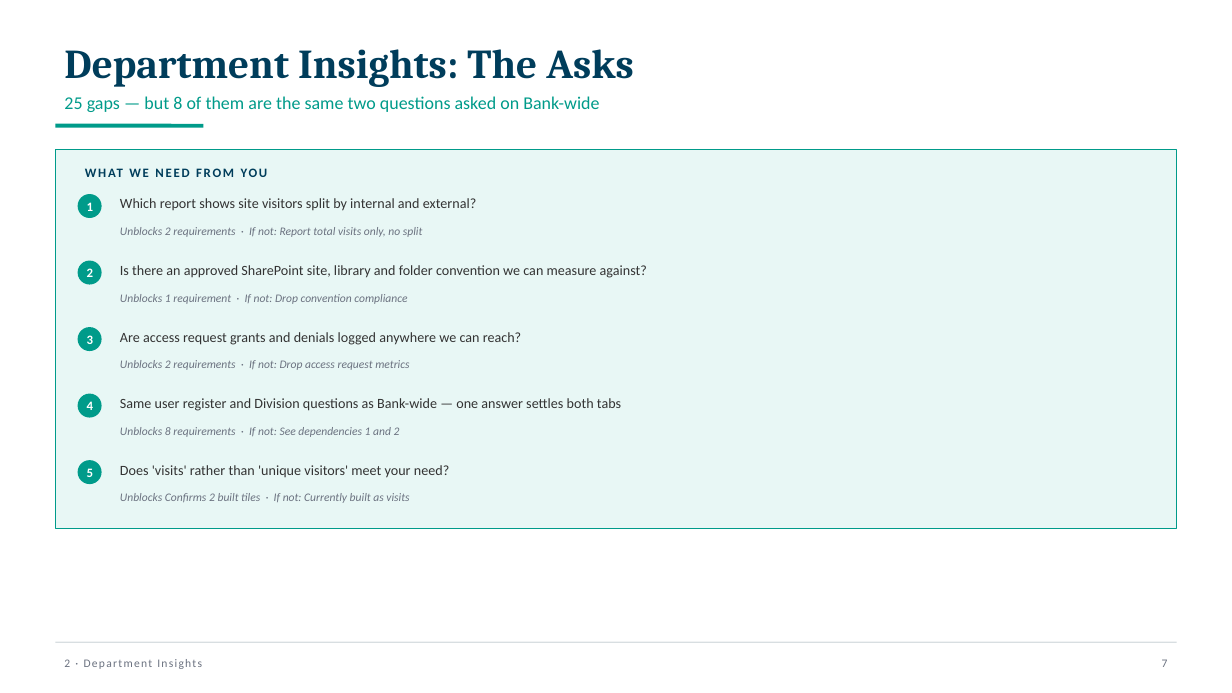
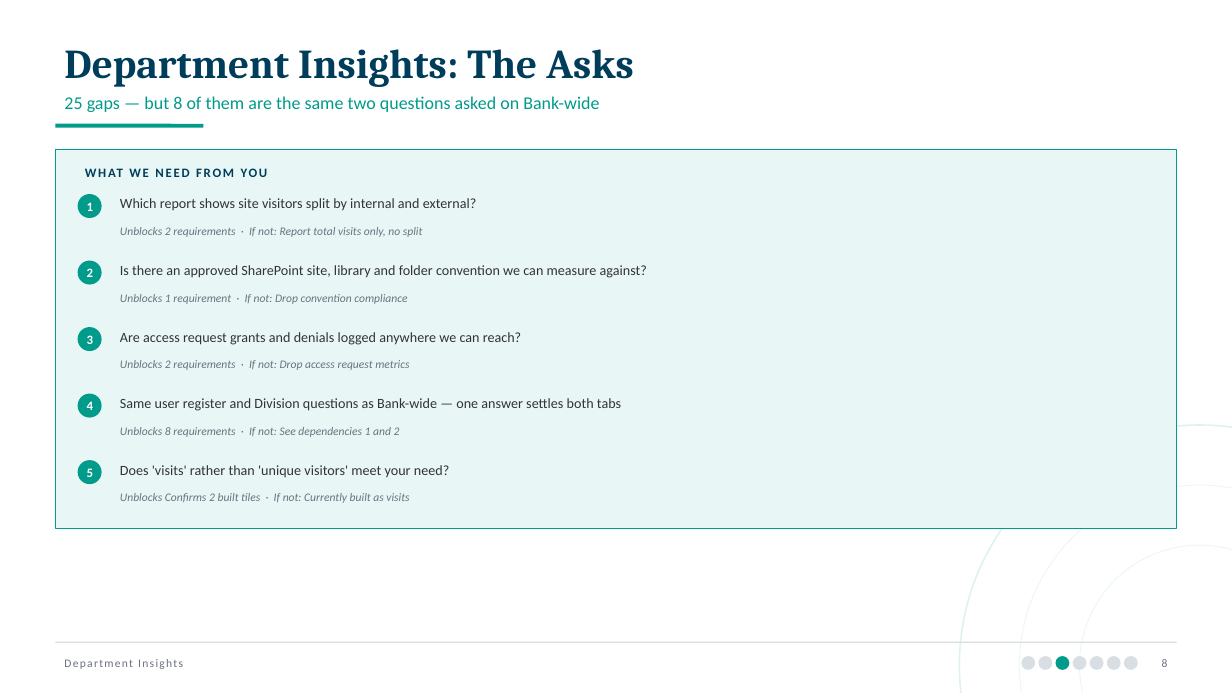
Before and after one commit to perezfiles01-droid/Jim, a slide deck: slide 8 of EDRMS_Workshop_Slides_20260825.pptx (slide 7 before the commit). Drawn at 1232x693 pixels with LibreOffice and Linux fonts; fonts in the diff are those of the drawing. Boxes give left, top, right and bottom in pixels: in the first picture for what was removed or moved away, otherwise in the second. Text is boxed around its words. In the diff, an @@ line names an element or a change of style, - is before the commit and + after.

```diff
--- a/EDRMS_Workshop_Slides_20260825.pptx
+++ b/EDRMS_Workshop_Slides_20260825.pptx
@@ ellipse added at (x1=959, y1=425, x2=1232, y2=693), outline #009B8A 1.25 pt @@
@@ ellipse added at (x1=1019, y1=485, x2=1232, y2=693), outline #009B8A 0.75 pt @@
@@ ellipse added at (x1=1080, y1=545, x2=1232, y2=693), outline #009B8A 0.75 pt @@
@@ text at (x1=64, y1=659, x2=183, y2=669): text changed @@
-2 · Department Insights
+Department Insights
@@ ellipse added at (x1=1021, y1=656, x2=1035, y2=670), fill #D8DEE1 @@
@@ ellipse added at (x1=1039, y1=656, x2=1053, y2=670), fill #D8DEE1 @@
@@ ellipse added at (x1=1055, y1=656, x2=1069, y2=670), fill #009B8A @@
@@ ellipse added at (x1=1073, y1=656, x2=1087, y2=670), fill #D8DEE1 @@
@@ ellipse added at (x1=1090, y1=656, x2=1104, y2=670), fill #D8DEE1 @@
@@ ellipse added at (x1=1107, y1=656, x2=1121, y2=670), fill #D8DEE1 @@
@@ ellipse added at (x1=1124, y1=656, x2=1138, y2=670), fill #D8DEE1 @@
@@ text removed at (x1=1162, y1=659, x2=1168, y2=667) @@
-7
@@ text added at (x1=1162, y1=659, x2=1168, y2=667), 9 pt, text #6B7280 @@
+8
```
Also in this commit, not shown: 10 other slides changed, 3 slides added, 2 other files.
